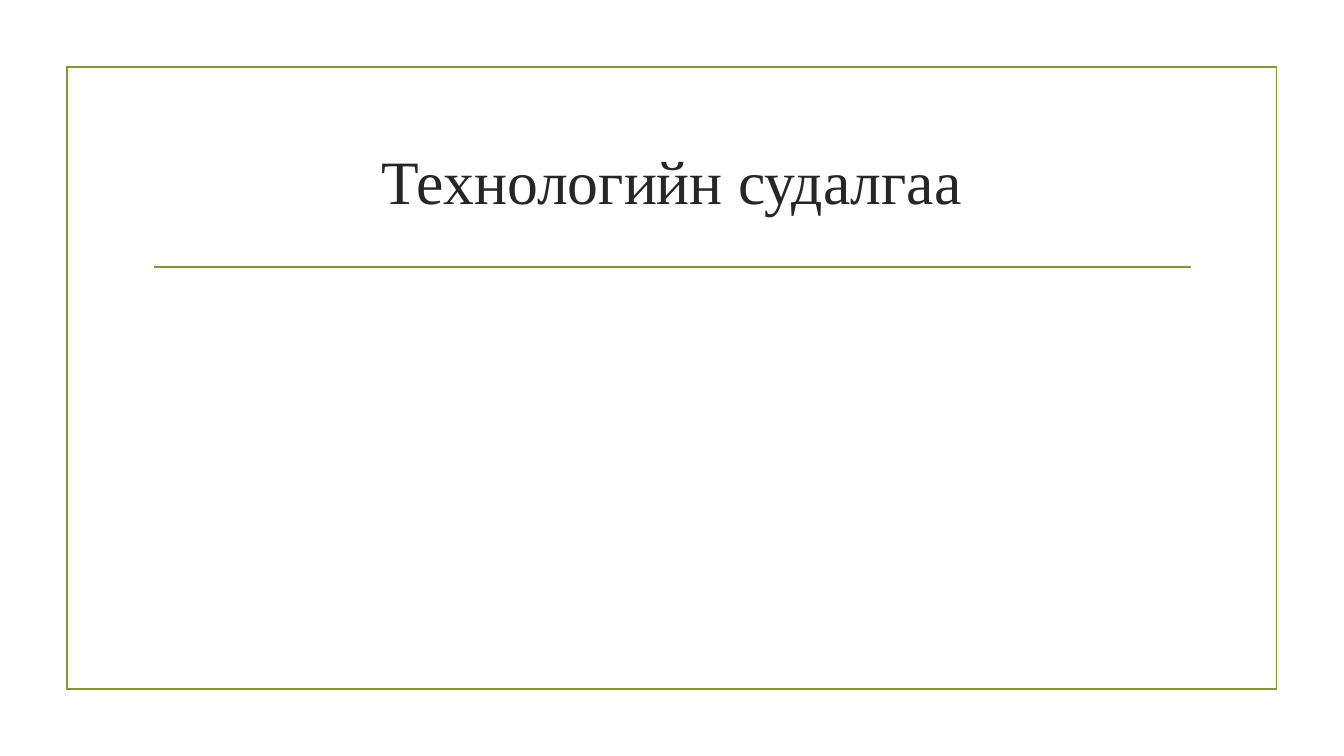
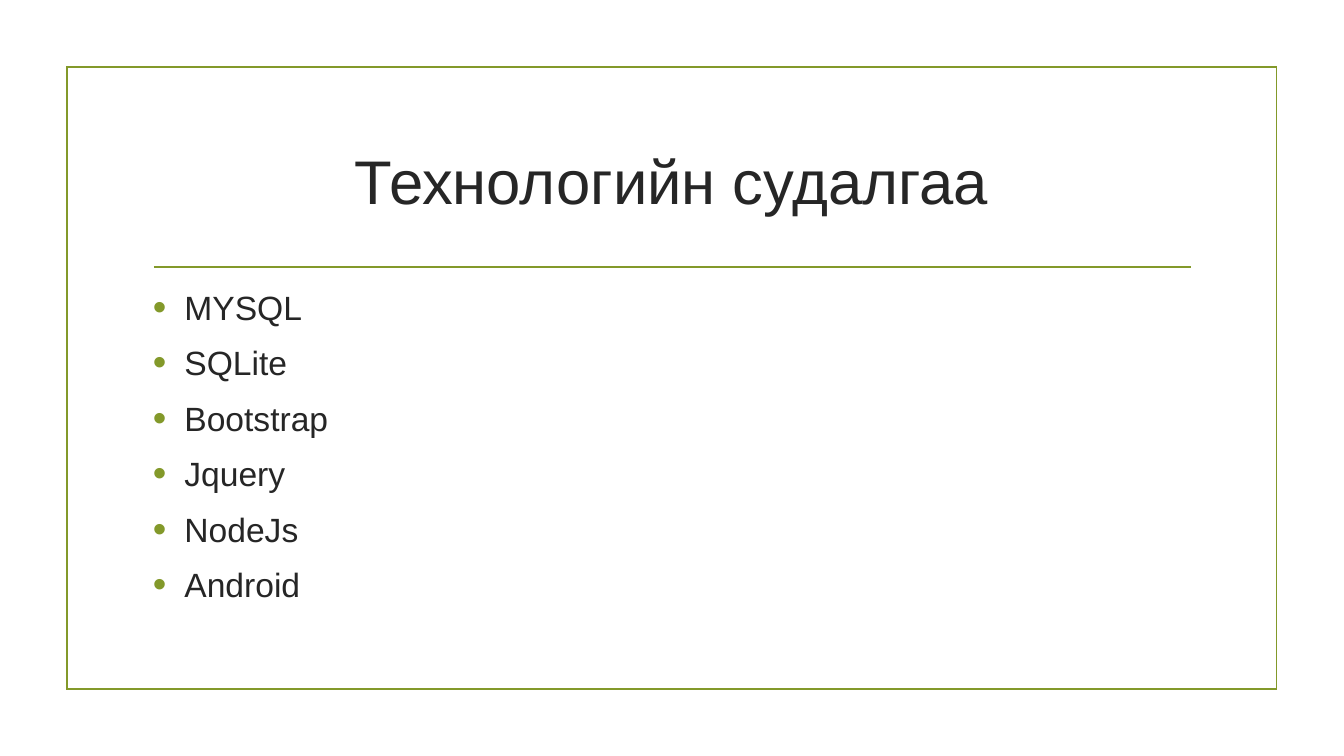
Before and after one commit to md33/tailan, a slide deck: slide 14 of Өгөгдлийн нууцлал,.pptx (slide 10 before the commit). Drawn at 1344x756 pixels with LibreOffice and Linux fonts; fonts in the diff are those of the drawing; background and template pictures are left out. Boxes give left, top, right and bottom in pixels: in the first picture for what was removed or moved away, otherwise in the second. Text is boxed around its words. In the diff, an @@ line names an element or a change of style, - is before the commit and + after.

```diff
--- a/Өгөгдлийн нууцлал,.pptx
+++ b/Өгөгдлийн нууцлал,.pptx
@@ title "Технологийн судалгаа" at box(355, 158, 988, 216): font Times New Roman to Arial @@
@@ text added at box(184, 296, 328, 598), 24 pt, text #262626 @@
+• MYSQL
+• SQLite
+• Bootstrap
+• Jquery
+• NodeJs
+• Android
```
Also in this commit, not shown: 9 other slides changed, 19 slides added, 2 slides removed, 38 other files.
